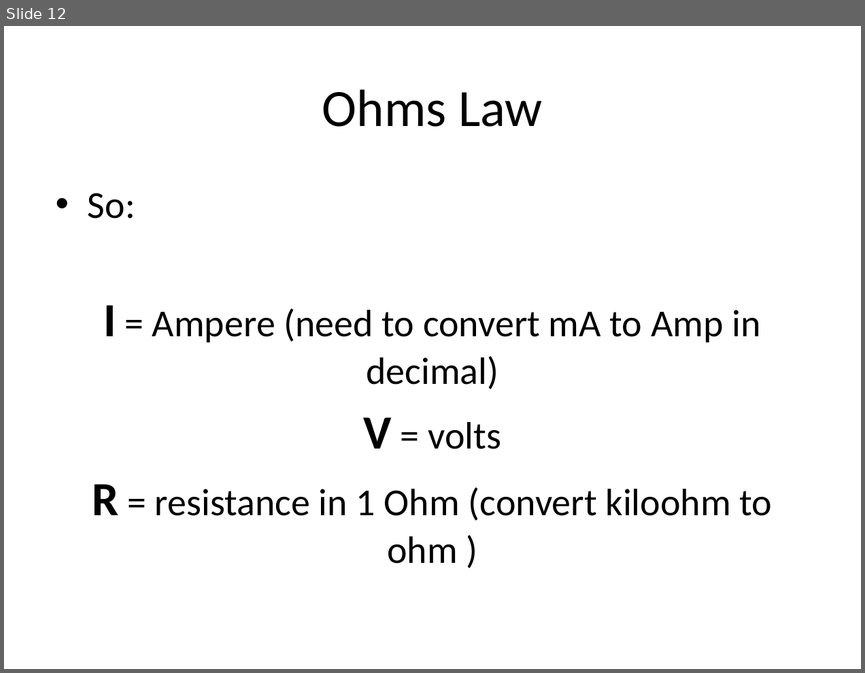
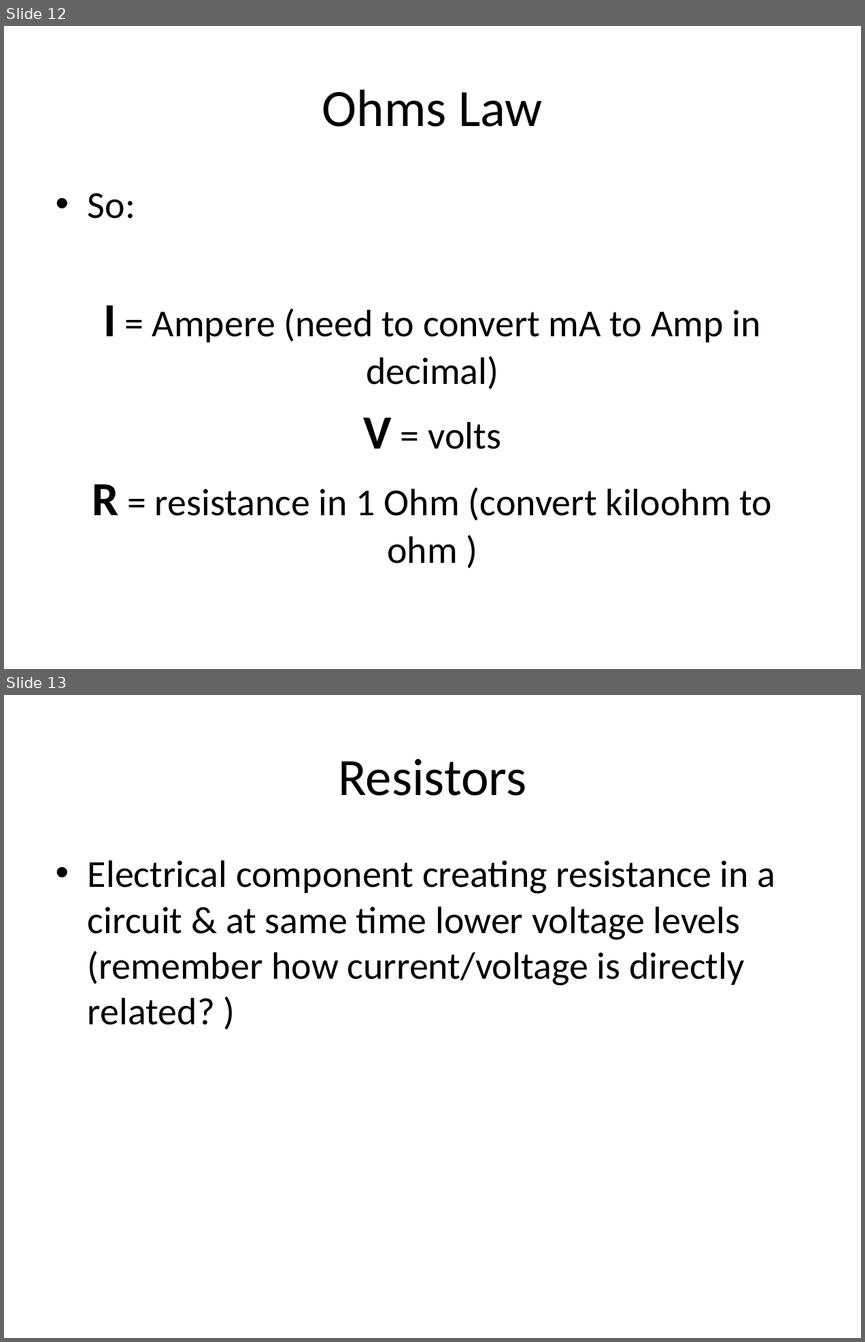
Before and after one commit to danieljayB/Arduino-Course, a slide deck: Weeks/Week 2/voltage, current, resistence.pptx. Shown one above the other, each under a label of ours: slide 12 before the commit, slides 12 and 13 after it. The pictures are 865x673 and 865x1342 pixels, drawn with LibreOffice and Linux fonts; fonts in the diff are those of the drawing. Boxes give left, top, right and bottom in pixels: in the first picture for what was removed or moved away, otherwise in the second. Text is boxed around its words. In the diff, an @@ line names an element or a change of style, - is before the commit and + after.

```diff
--- a/Weeks/Week 2/voltage, current, resistence.pptx
+++ b/Weeks/Week 2/voltage, current, resistence.pptx
@@ slide 13 added at box(4, 695, 861, 1338), background #FFFFFF @@
@@ title added at box(338, 759, 526, 796), 44 pt, text #000000 @@
+Resistors
@@ text added at box(88, 860, 776, 1025), 32 pt, text #000000 @@
+• Electrical component creating resistance in a circuit & at same time lower voltage levels (remember how current/voltage is directly related? )
```
Also in this commit, not shown: 2 slides changed, 4 other slides added.
